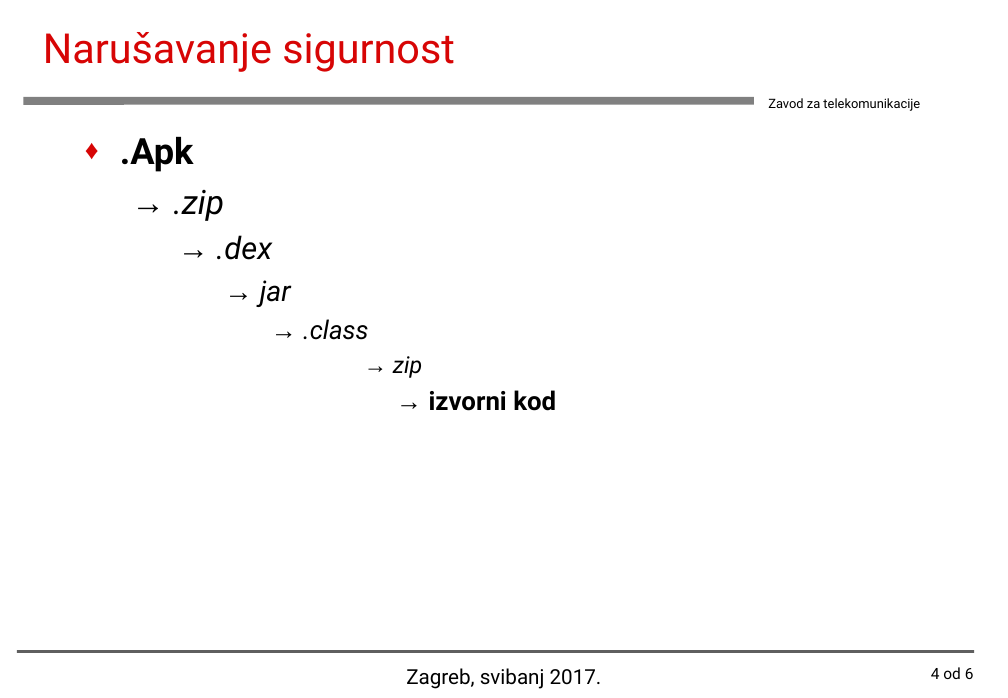
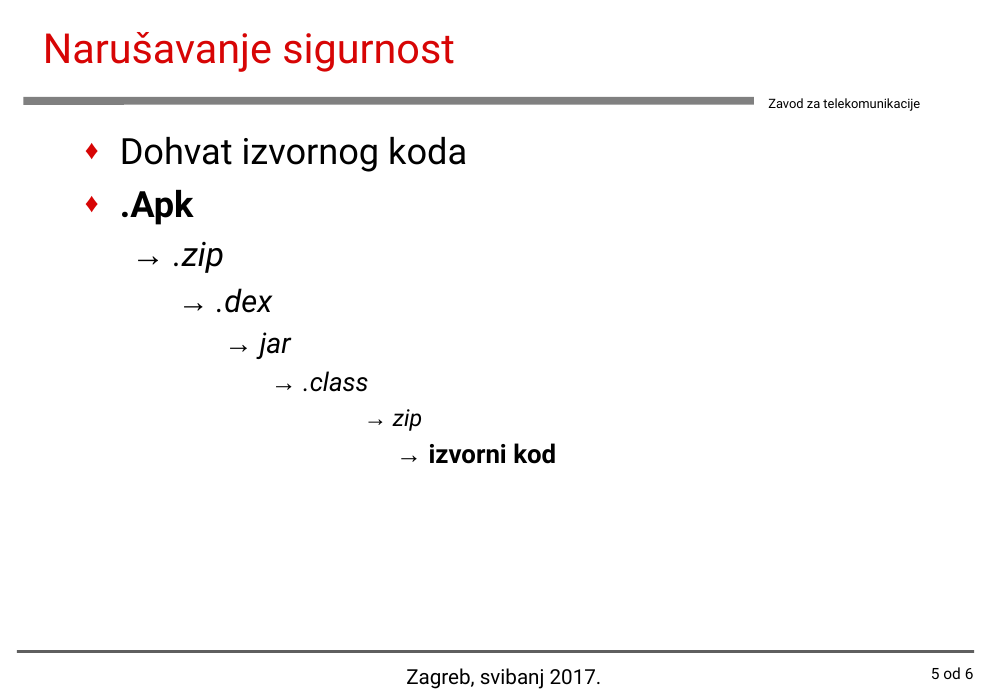
Before and after one commit to MatejVukosav/Security-in-Android-operating-system, a slide deck: slide 5 of Matej_Vukosav_Diplomski_Seminar[2017].ppt (slide 4 before the commit). Drawn at 1008x698 pixels with LibreOffice and Linux fonts; fonts in the diff are those of the drawing; background and template pictures are left out. Boxes give left, top, right and bottom in pixels: in the first picture for what was removed or moved away, otherwise in the second. Text is boxed around its words. In the diff, an @@ line names an element or a change of style, - is before the commit and + after.

```diff
--- a/Matej_Vukosav_Diplomski_Seminar[2017].ppt
+++ b/Matej_Vukosav_Diplomski_Seminar[2017].ppt
@@ text at (x1=120, y1=137, x2=467, y2=172): paragraph added @@
+♦ Dohvat izvornog koda
@@ page number at (x1=931, y1=667, x2=974, y2=679): text changed @@
-4 od 6
+5 od 6
```
Also in this commit, not shown: 5 other slides changed, 4 slides added, 3 other files.
